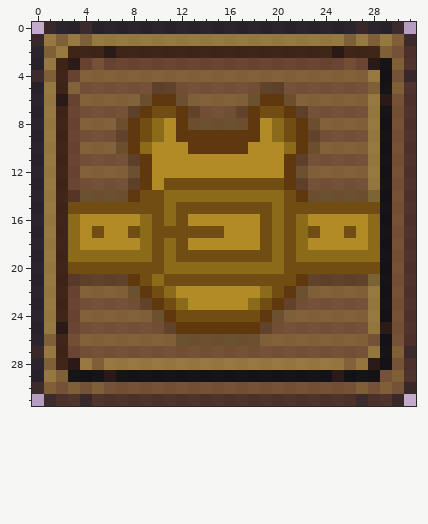
Edited in one commit: pixel-art sprite (Resources/Textures/Interface/Clockwork/Slots/tank_storage.png). Above is the file before it was changed.
The file is 32x32 pixels. Colours within 5 levels of each other are drawn and written as one.
New version:
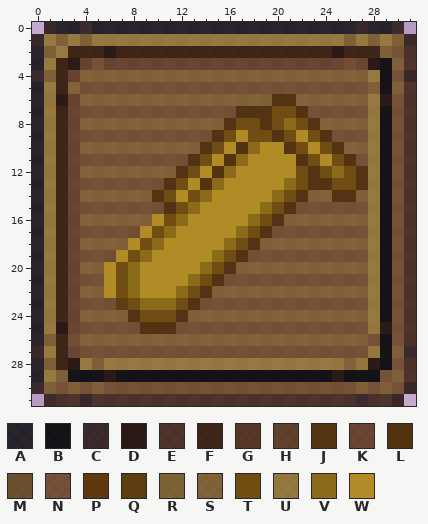
Palette (. is transparent): A #000000c8  B #000000e1  C #170800c8  D #170800e1  E #2d1400c8  F #2d1400e1  G #422007d3  H #4c2d0bd3  J #4f2f0cf6  K #532909c8  L #53330d  M #5a3e0fd3  N #5f380ec8  P #5f380e  Q #5e3e10  R #6e5614d3  S #704e13c8  T #704e13  U #896b19c8  V #896b19  W #b18b25
Changes in this commit:
@@ x 0..31 @@
  4 CSFKSSSSSSSSSSSSSSSSSSSSSSSSUBNC
- 5 AUFSNNNNNNHHNNNNNNNHHNNNNNNNSBSE
- 6 AUDKSSSSSMPPMSSSSSMPPMSSSSSSUDNE
- 7 AUFKNNNNHPTTPHNNNHPTTPHNNNNNUBNE
- 8 AUFKSSSMPTVWPMMMMMPWVTPMSSSSUBNE
- 9 AUFKNNNHPTVWPPPPPPPWVTPHNNNNUBNE
-10 AUFKSSSMPVWWWPPPPPWWWVPMSSSSUBNE
-11 AUFKNNNNHPWWWWWWWWWWWPHNNNNNUBNE
-12 AUFKSSSSMPWWWWWWWWWWWPMSSSSSUBNE
-13 AUFKNNNNHPWTTTTTTTTTTPHNNNNNUBNE
-14 AUFGMMMMPTTVVVVVVVVVVTPMMMMMRBNE
-15 AUFTTTTTTTTVTTTTTTTTVTTTTTTTTBNE
-16 AUFVWWWWWVTVTWWWWWWTVTVWWWWWVBNE
-17 AUFVWTWWTVTTTTTTWWWTVTVTWWTWVBNE
-18 AUFVWWWWWVTVTWWWWWWTVTVWWWWWVBNE
-19 AUFVVVVVVVTVTTTTTTTTVTVVVVVVVBNE
-20 AUFTTTTTTTTVVVVVVVVVVTTTTTTTTBNE
-21 AUFGHHHHPTVTTTTTTTTTTTPHHHHHRBNE
-22 AUFKSSSSMPTVWWWWWWWVTPMSSSSSUBNE
-23 AUFKNNNNNHPTVWWWWWVTPHNNNNNNUBNE
-24 AUFKSSSSSSMPTTTTTTTPMSSSSSSSUBNE
-25 AUDKNNNNNNNHPPPPPPPHNNNNNNNNUDNE
-26 ASFNSSSSSSSSMMMMMMMSSSSSSSSSNBNE
+ 5 AUFSNNNNNNNNNNNNNNNNNNNNNNNNSBSE
+ 6 AUDKSSSSSSSSSSSSSSSSJJSSSSSSUDNE
+ 7 AUFKNNNNNNNNNNNNNJJJTTJNNNNNUBNE
+ 8 AUFKSSSSSSSSSSSSJTTJTVTJSSSSUBNE
+ 9 AUFKNNNNNNNNNNNJTWTTJTWTJNNNUBNE
+10 AUFKSSSSSSSSSSJTWLVWWJTWTJSSUBNE
+11 AUFKNNNNNNNNNJTWLVWWWWJTWTJNUBNE
+12 AUFKSSSSSSSSJTWLVWWWWWTJTVTJUBNE
+13 AUFKNNNNNNNJTWLVWWWWWVTJJTTJUBNE
+14 AUFKSSSSSSJTWTVWWWWWVTJSSJJSUBNE
+15 AUFKNNNNNNNJTVWWWWWVTJNNNNNNUBNE
+16 AUFKSSSSSSWTVWWWWWVTJSSSSSSSUBNE
+17 AUFKNNNNNWTVWWWWWVTJNNNNNNNNUBNE
+18 AUFKSSSSWTVWWWWWVTJSSSSSSSSSUBNE
+19 AUFKNNNWTVWWWWWVTJNNNNNNNNNNUBNE
+20 AUFKSSWTVWWWWWVTJSSSSSSSSSSSUBNE
+21 AUFKNNWTVWWWWVTJNNNNNNNNNNNNUBNE
+22 AUFKSSWTVWWWVTJSSSSSSSSSSSSSUBNE
+23 AUFKNNNQTVVVTJNNNNNNNNNNNNNNUBNE
+24 AUFKSSSSJTTTJSSSSSSSSSSSSSSSUBNE
+25 AUDKNNNNNJJJNNNNNNNNNNNNNNNNUDNE
+26 ASFNSSSSSSSSSSSSSSSSSSSSSSSSNBNE
 27 CUFKNNNNNNNNNNNNNNNNNNNNNNNNUBSC
Changed places in both pictures, as pixel boxes (x1, y1, x2, y2):
changed: (68, 82, 380, 346)
